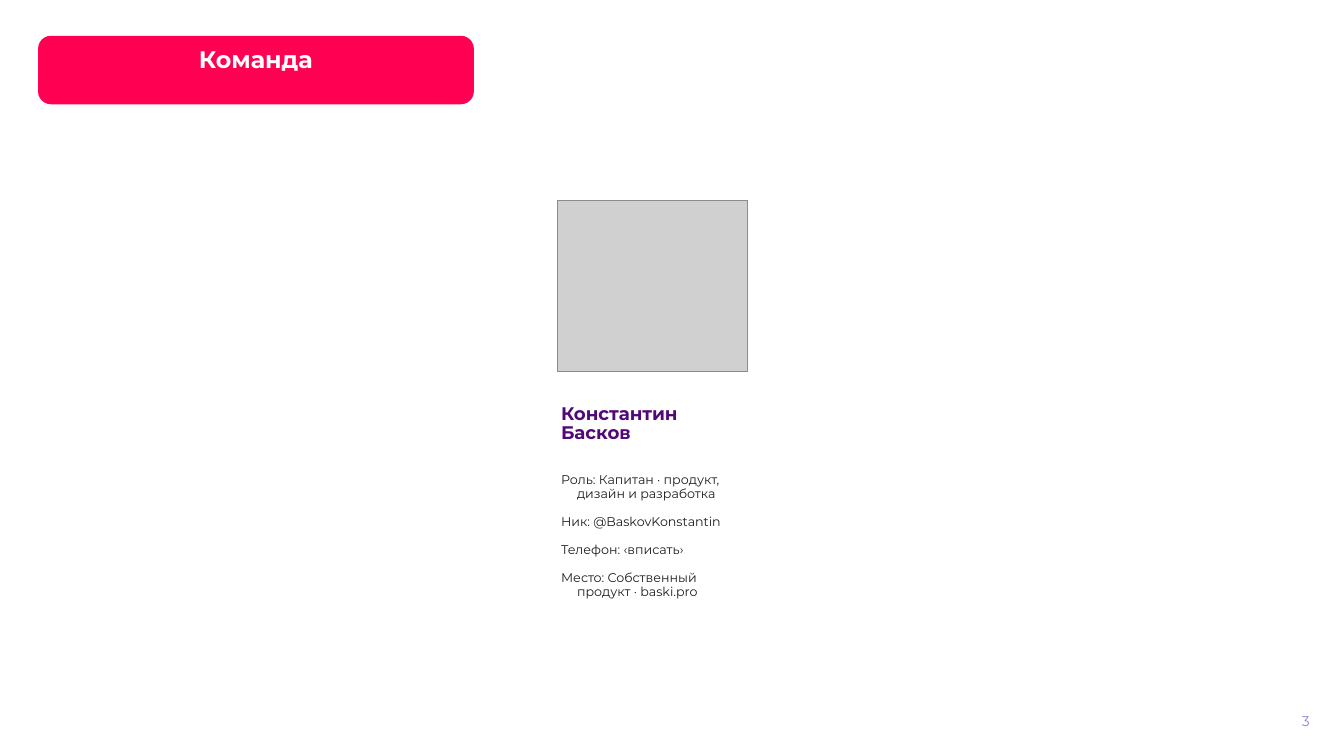
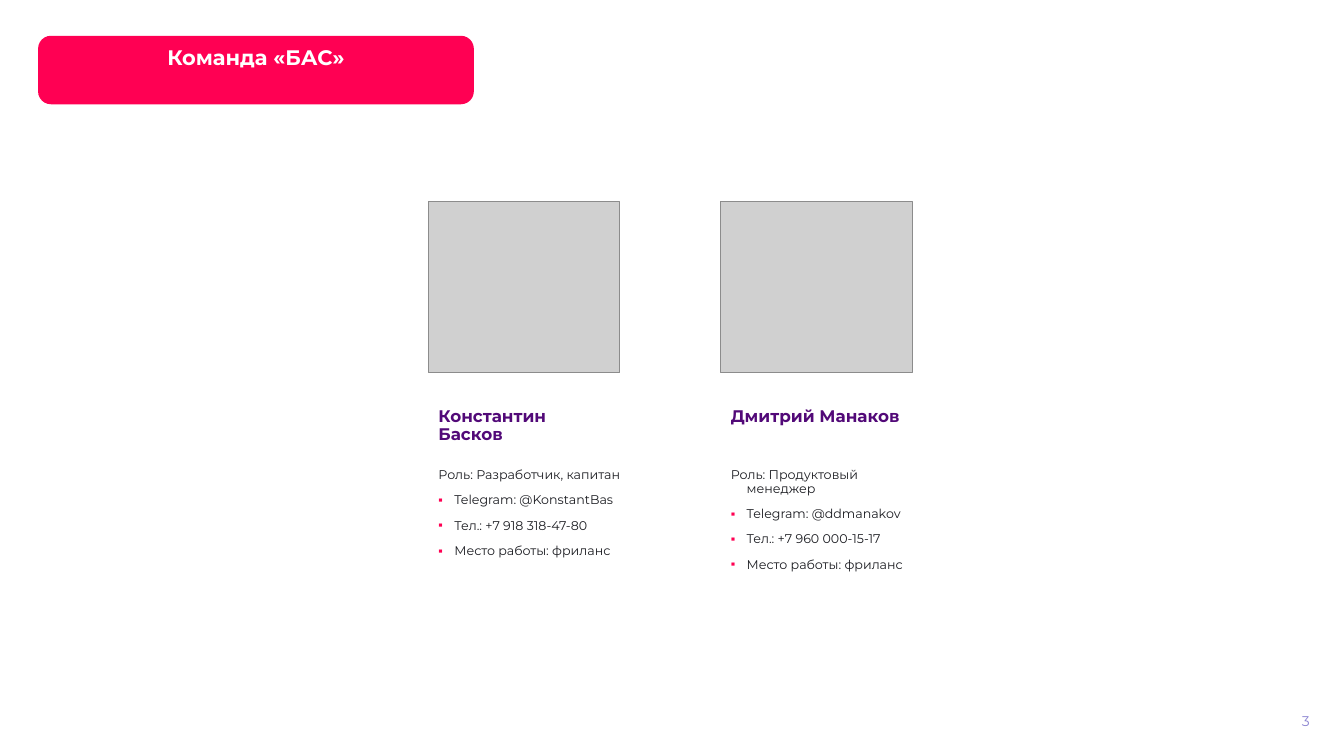
Before and after one commit to BaskovKonstantin/handcheck, a slide deck: slide 3 of docs/presentation/HandCheck-ФСП-2026.pptx. Drawn at 1344x756 pixels with LibreOffice and Linux fonts; fonts in the diff are those of the drawing; grey boxes stand for pictures; background and template pictures are left out. Boxes give left, top, right and bottom in pixels: in the first picture for what was removed or moved away, otherwise in the second. Text is boxed around its words. In the diff, an @@ line names an element or a change of style, - is before the commit and + after.

Commit message:
docs: fill team data in the FSP deck from the BuildWatch reference
Adds an idempotent patcher that fills the team slides (captain, two members
with roles, Telegram, phones, city) so the info survives any deck rebuild.

```diff
--- a/docs/presentation/HandCheck-ФСП-2026.pptx
+++ b/docs/presentation/HandCheck-ФСП-2026.pptx
@@ text in rounded rectangle at box(167, 50, 344, 68): text changed; size 17 to 15 pt @@
-Команда
+Команда «БАС»
@@ rounded rectangle added at box(701, 171, 943, 705), fill #FFFFFF @@
@@ picture: place and size @@
-picture at box(559, 201, 748, 372)
+picture at box(429, 202, 620, 373)
@@ picture added at box(721, 202, 912, 373) @@
@@ text "Константин Басков": place and size @@
-text "Константин Басков" at box(561, 407, 677, 439)
+text "Константин Басков" at box(438, 410, 546, 440)
@@ text "Константин Басков" at box(438, 410, 546, 440): size 13 to 12 pt; less space between paragraphs @@
@@ text added at box(731, 409, 899, 426), 12 pt, text #520978, bold @@
+Дмитрий Манаков
@@ text at box(438, 469, 621, 558): text changed @@
-Роль: Капитан · продукт, дизайн и разработка
-Ник: @BaskovKonstantin
-Телефон: ‹вписать›
-Место: Собственный продукт · baski.pro
+Роль: Разработчик, капитан
+▪ Telegram: @KonstantBas
+▪ Тел.: +7 918 318-47-80
+▪ Место работы: фриланс
@@ text added at box(731, 470, 903, 572), 9 pt, text #1C1D22 @@
+Роль: Продуктовый менеджер
+▪ Telegram: @ddmanakov
+▪ Тел.: +7 960 000-15-17
+▪ Место работы: фриланс
```
Also in this commit, not shown: 3 other slides changed, 12 other files.
